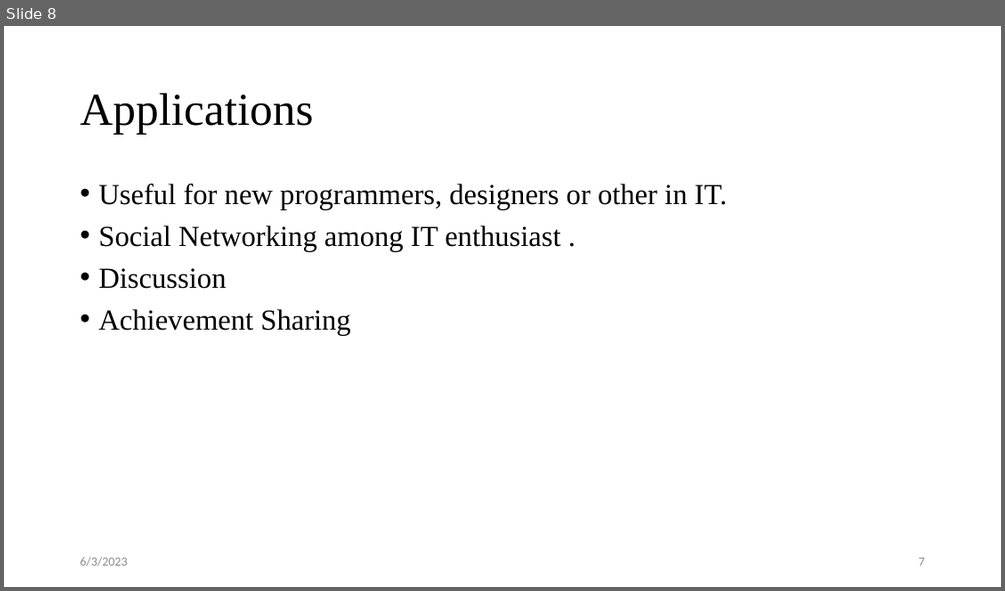
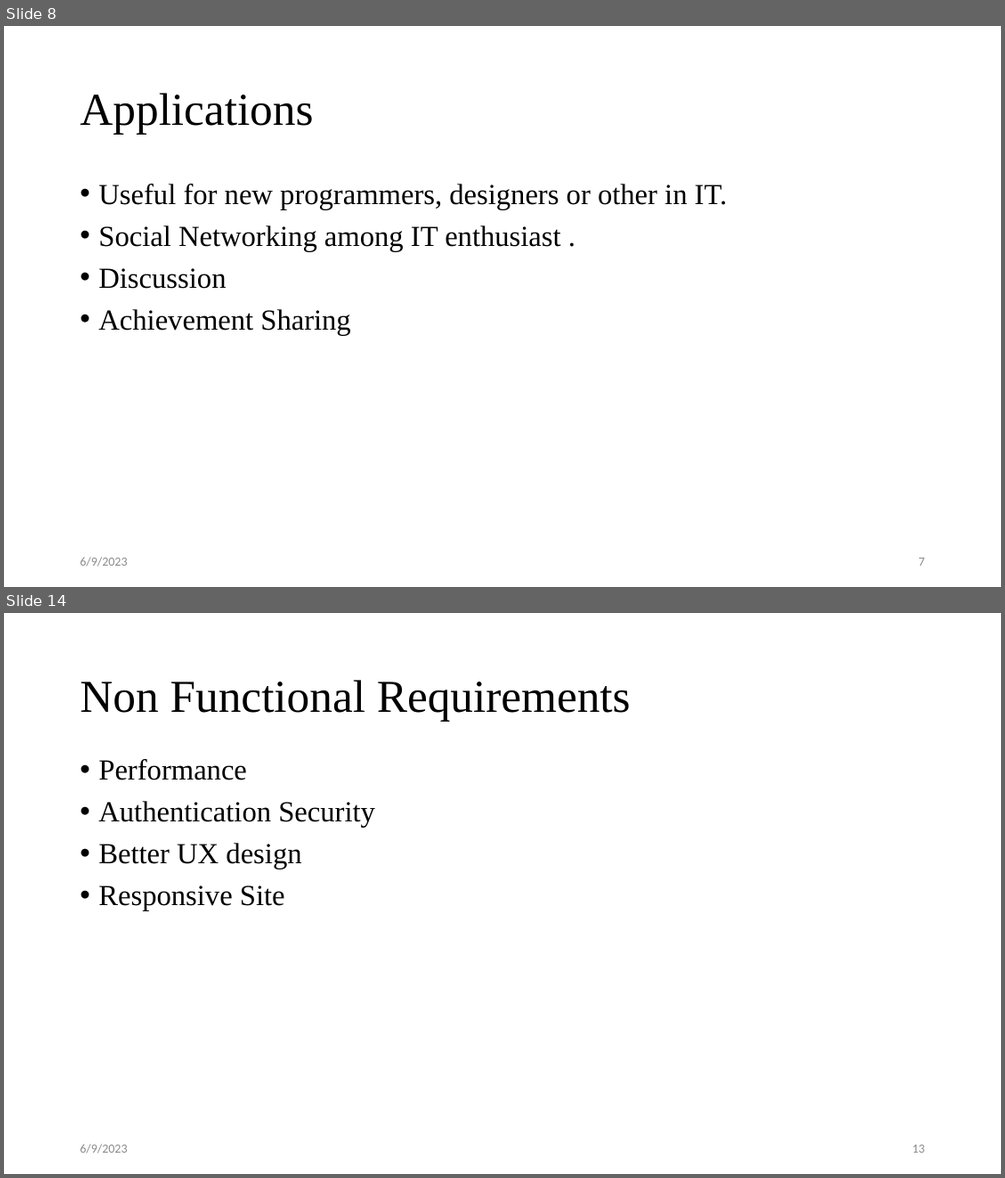
Before and after one commit to sushantbramhacharya/CodeConnect, a slide deck: Defense of Project Slides.pptx. Shown one above the other, each under a label of ours: slide 8 before the commit, slides 8 and 14 after it; the slides between them are not shown. The pictures are 1005x591 and 1005x1178 pixels, drawn with LibreOffice and Linux fonts; fonts in the diff are those of the drawing. Boxes give left, top, right and bottom in pixels: in the first picture for what was removed or moved away, otherwise in the second. Text is boxed around its words. In the diff, an @@ line names an element or a change of style, - is before the commit and + after.

```diff
--- a/Defense of Project Slides.pptx
+++ b/Defense of Project Slides.pptx
@@ slide 14 added at box(4, 613, 1001, 1174), background #FFFFFF @@
@@ title added at box(80, 680, 631, 721), 44 pt, text #000000 @@
+Non Functional Requirements
@@ text added at box(98, 759, 375, 911), 28 pt, text #000000 @@
+• Performance
+• Authentication Security
+• Better UX design
+• Responsive Site
@@ text added at box(80, 1143, 127, 1153), 12 pt, text #8C8C8C @@
+6/9/2023
@@ page number added at box(912, 1144, 924, 1152), 12 pt, text #8C8C8C @@
+13
@@ slide 8 changed as well @@
@@ text at box(80, 556, 127, 566): text changed @@
-6/3/2023
+6/9/2023
```
Also in this commit, not shown: 9 other slides changed, 12 other slides added, 8 other files.
